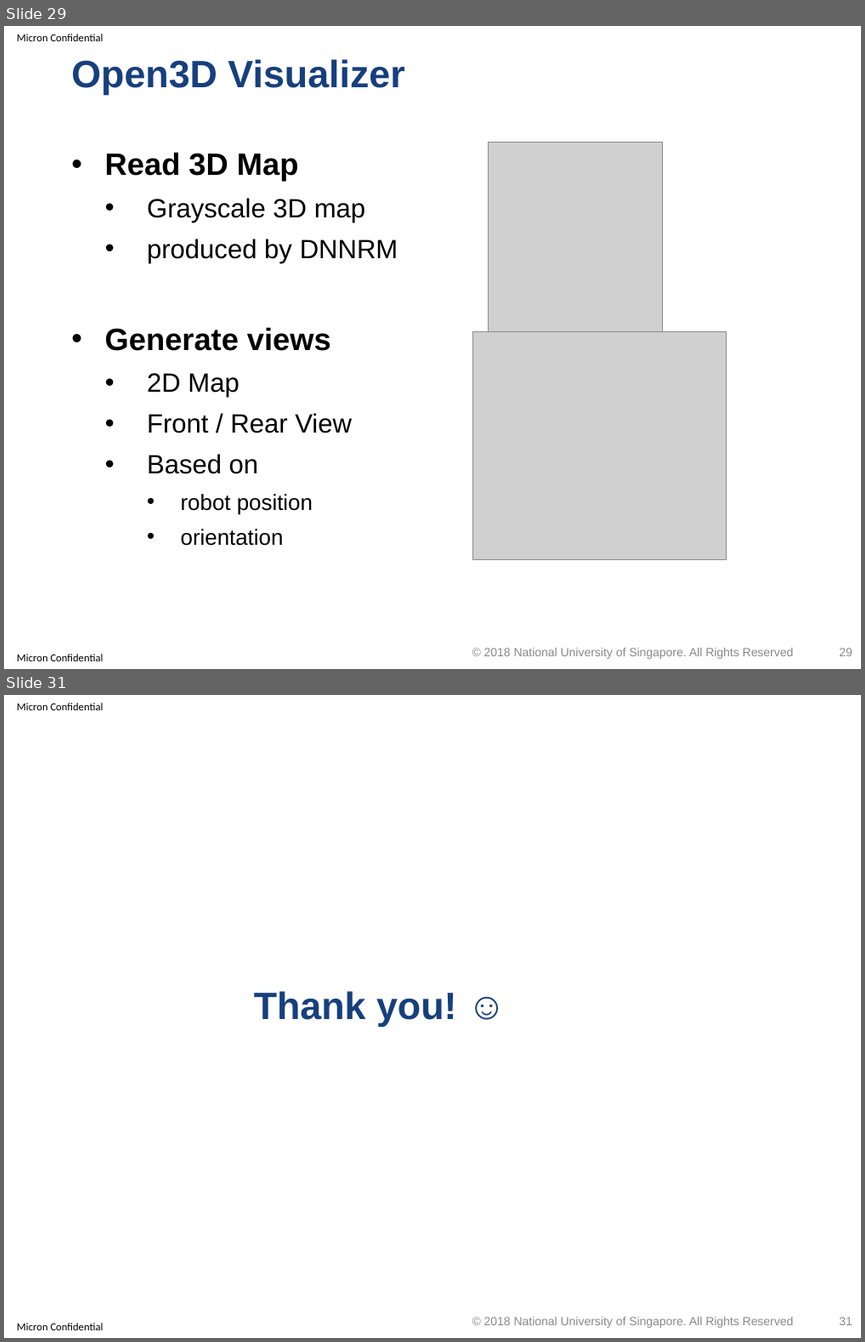
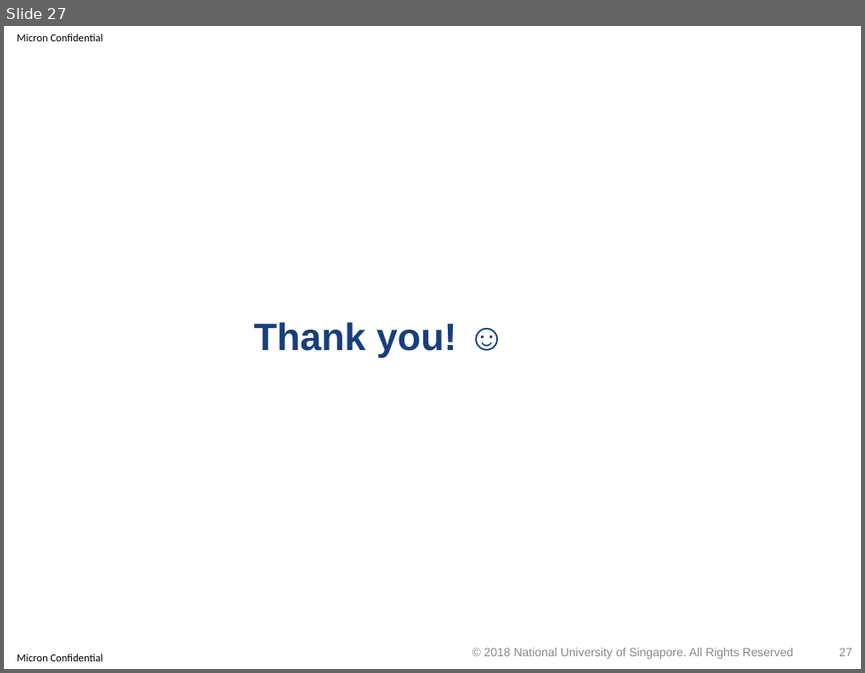
Before and after one commit to optimusium/3dscan, a slide deck: PracticeModule_Presentation.pptx. Shown one above the other, each under a label of ours: slides 29 and 31 before the commit, slide 27 after it; the slides between them are not shown. The pictures are 865x1342 and 865x673 pixels, drawn with LibreOffice and Linux fonts; fonts in the diff are those of the drawing; grey boxes stand for pictures; background and template pictures are left out. Boxes give left, top, right and bottom in pixels: in the first picture for what was removed or moved away, otherwise in the second. Text is boxed around its words. In the diff, an @@ line names an element or a change of style, - is before the commit and + after.

```diff
--- a/PracticeModule_Presentation.pptx
+++ b/PracticeModule_Presentation.pptx
@@ slide 29 removed at box(4, 26, 861, 669), background #FFFFFF; not listed: 2 template elements that a slide beside it also shows @@
@@ title removed at box(71, 59, 404, 95) @@
-Open3D Visualizer
@@ text removed at box(105, 152, 398, 545) @@
-• Read 3D Map
-  • Grayscale 3D map
-  • produced by DNNRM
-• Generate views
-  • 2D Map
-  • Front / Rear View
-  • Based on
-    • robot position
-    • orientation
@@ picture removed at box(488, 142, 663, 350) @@
@@ picture removed at box(472, 332, 726, 559) @@
@@ text removed at box(484, 647, 794, 658) @@
-© 2018 National University of Singapore. All Rights Reserved
@@ page number removed at box(839, 647, 852, 656) @@
-29
@@ what was slide 31 is now slide 27 @@
@@ page number at box(839, 647, 852, 656): text changed @@
-31
+27
```
Also in this commit, not shown: 1 slide changed, 3 other slides removed.
